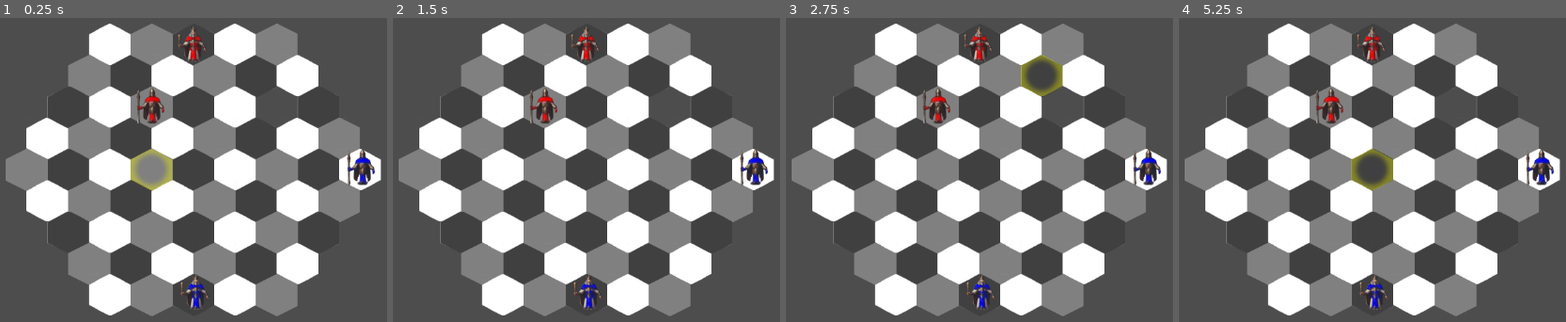
Above: before the commit, frames 1-4 (left to right).
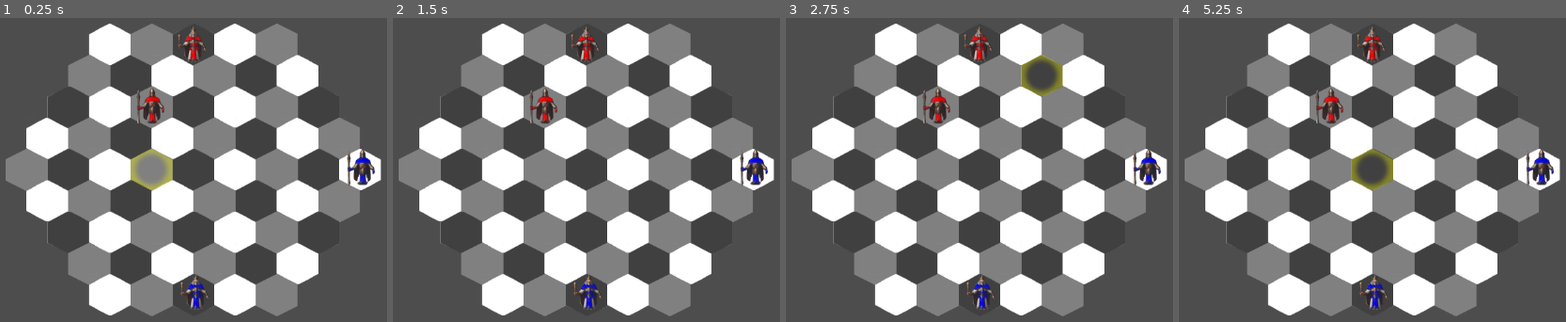
Above: after the commit, the same moments.

Repository: Bazsi1224/KesetClient
Game: Godot game, scene res://match.tscn
Two runs of this game, one before a commit and one after it. Both use one fixed random seed, a clock stepped at 60 frames per second and the inputs below.
Inputs (mouse positions are in pixels of both pictures, inside the frame that each line leads up to):
- Up to frame 1 (0.25 s): no input
- Up to frame 2 (1.5 s): tap Enter at 0.5 s; move the mouse to (729, 157) at 0.52 s; click (729, 157) at 0.67 s; tap Space at 1.25 s; move the mouse to (416, 200) at 1.27 s; click (416, 200) at 1.42 s
- Up to frame 3 (2.75 s): tap Enter at 2 s; move the mouse to (1033, 87) at 2.02 s; click (1033, 87) at 2.17 s
- Up to frame 4 (5.25 s): tap Space at 2.75, 4.25 s; move the mouse to (1314, 264) at 2.77 s; click (1314, 264) at 2.92 s; tap Enter at 3.5 s; move the mouse to (outside the picture) at 3.52 s; click (outside the picture) at 3.67 s; move the mouse to (outside the picture) at 4.27 s; click (outside the picture) at 4.42 s; move the mouse to (1387, 179) at 5.02 s; click (1387, 179) at 5.17 s

The runs differ from the first frame. In frame 1, 1.1% of the frame differs, in the area x 66-77%, y 22-37%; in frame 2, 1.1%; in frame 3, 1.1%; in frame 4, 1.1%.

Commit message:
basic networking done

Diff:
--- /dev/null
+++ b/NetworkClient.gd
@@ -0,0 +1,32 @@
+extends Node
+var socket = StreamPeerTCP.new()
+
+# Called when the node enters the scene tree for the first time.
+func _ready():
+	pass
+
+
+# Called every frame. 'delta' is the elapsed time since the previous frame.
+func _process(_delta):
+	socket.poll()
+	var status = socket.get_status()
+	match( status ):
+		StreamPeerTCP.STATUS_NONE :
+			var error = socket.connect_to_host( "localhost", 51224 )
+			$AliveTimer.start(1)
+		StreamPeerTCP.STATUS_CONNECTED :
+			messaging()
+
+
+func messaging():
+	var bytes = socket.get_available_bytes( )
+	if bytes == 0 : return
+	var message = socket.get_utf8_string(bytes)
+	var parts = message.split( "\r" )
+	for part in parts:
+		print( part )
+
+
+func _on_alive_timer_timeout():
+	var message = "Alive"
+	socket.put_utf8_string( message )
--- a/match.gd
+++ b/match.gd
@@ -10,6 +10,7 @@
 			pieces.append( child )
 
 
+
 # Called every frame. 'delta' is the elapsed time since the previous frame.
 func _process(_delta):
 	for piece in pieces:
--- a/match.tscn
+++ b/match.tscn
@@ -1,7 +1,8 @@
-[gd_scene load_steps=7 format=3 uid="uid://u8l7dpo7sofp"]
+[gd_scene load_steps=8 format=3 uid="uid://u8l7dpo7sofp"]
 
 [ext_resource type="TileSet" uid="uid://cy7xdgpmase8w" path="res://Tiles.tres" id="1_a6gca"]
 [ext_resource type="Script" path="res://match.gd" id="1_nejia"]
+[ext_resource type="Script" path="res://NetworkClient.gd" id="2_1akor"]
 [ext_resource type="PackedScene" uid="uid://c5hlkfln6q42o" path="res://Pieces/Spearman.tscn" id="3_jro5f"]
 [ext_resource type="Script" path="res://Pointer.gd" id="4_ck6ep"]
 [ext_resource type="Texture2D" uid="uid://h3svus16qdyw" path="res://Marker.png" id="5_ylfje"]
@@ -10,11 +11,19 @@
 [node name="Match" type="Node2D"]
 script = ExtResource("1_nejia")
 
+[node name="NetworkClient" type="Node" parent="."]
+process_thread_group = 2
+process_thread_group_order = 0
+process_thread_messages = 1
+script = ExtResource("2_1akor")
+
+[node name="AliveTimer" type="Timer" parent="NetworkClient"]
+
 [node name="TileMap" type="TileMap" parent="."]
 unique_name_in_owner = true
 tile_set = ExtResource("1_a6gca")
 format = 2
-layer_0/tile_data = PackedInt32Array(-1, 0, 0, 65535, 0, 1,  …(828 unchanged characters)…  131072, 0, 0, 65538, 0, 0, -65534, 0, 0)
+layer_0/tile_data = PackedInt32Array(-1, 0, 0, 65535, 0, 1,  …(828 unchanged characters)…  131072, 0, 0, 65538, 0, 0, -65534, 0, 0, -196606, 0, 0)
 
 [node name="Camera2D" type="Camera2D" parent="."]
 
@@ -47,3 +56,5 @@
 [node name="Spearman2" parent="." instance=ExtResource("3_jro5f")]
 position = Vector2(-32, -114)
 player_color = Color(1, 0, 0, 1)
+
+[connection signal="timeout" from="NetworkClient/AliveTimer" to="NetworkClient" method="_on_alive_timer_timeout"]
